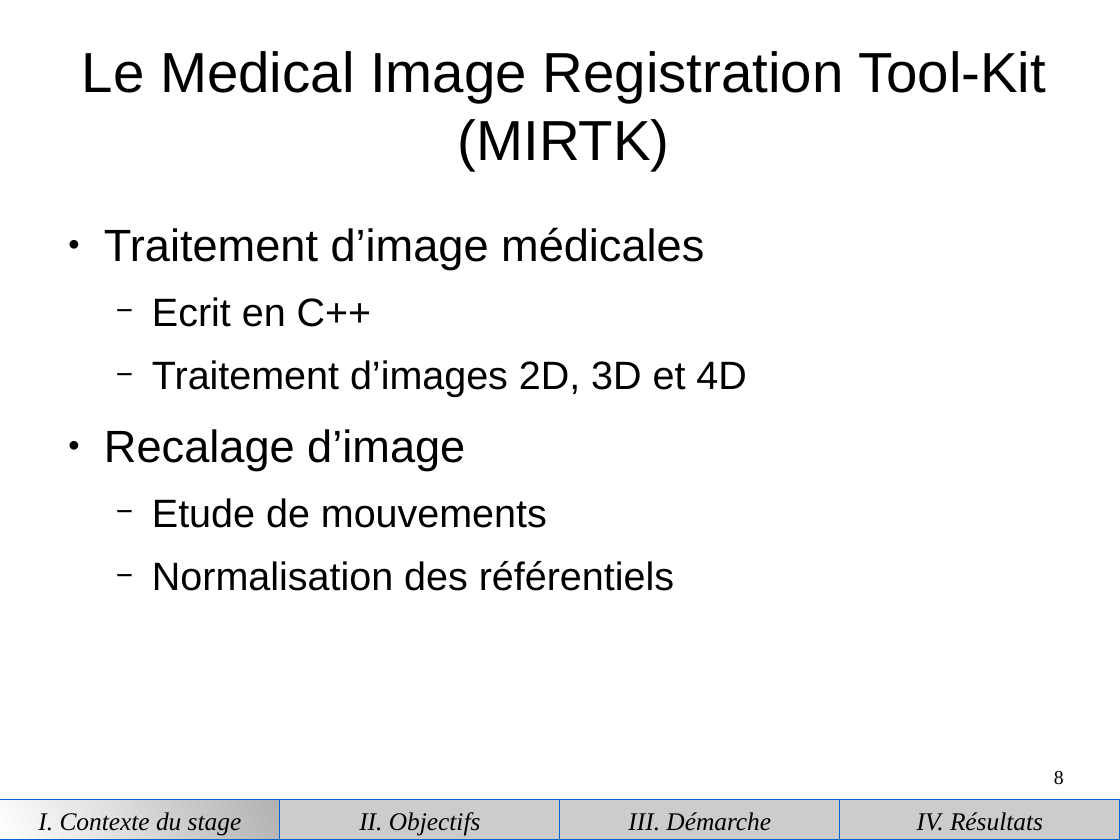
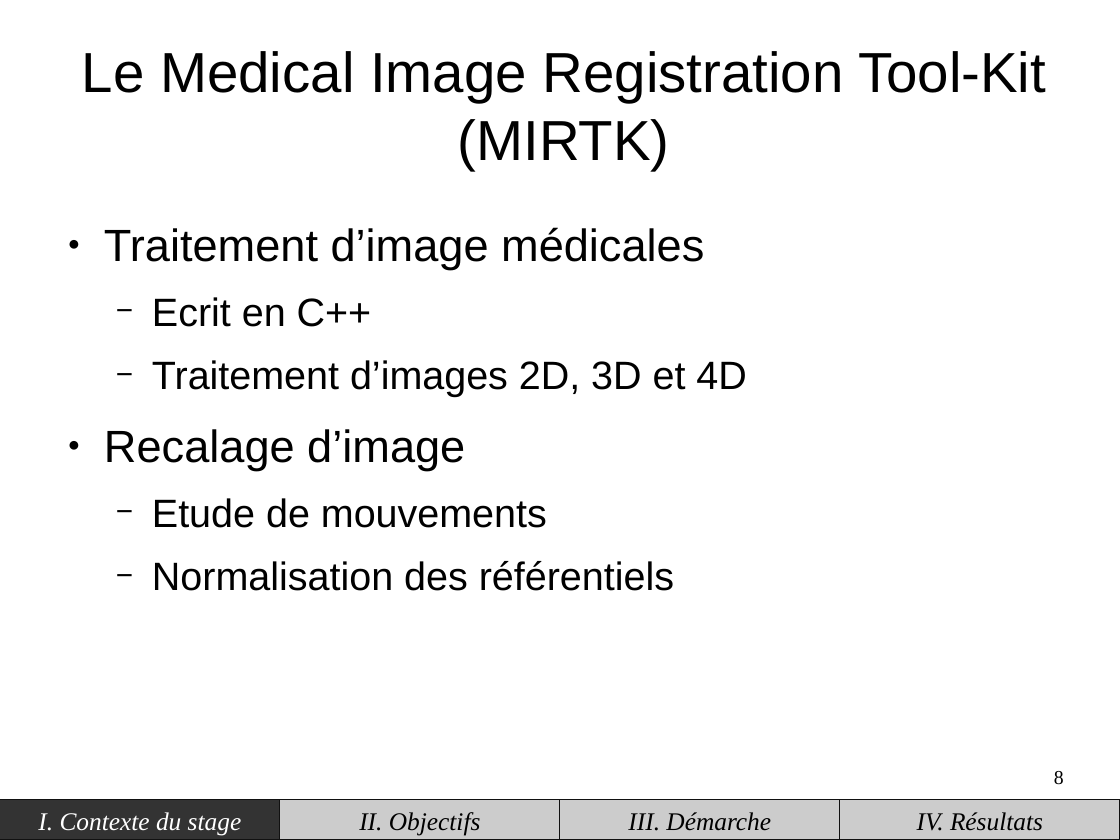
Before and after one commit to piatf/Report-2016-interniship-BioMedIA, a slide deck: slide 8 of presentation.odp. Drawn at 1120x840 pixels with LibreOffice and Linux fonts; fonts in the diff are those of the drawing. Boxes give left, top, right and bottom in pixels: in the first picture for what was removed or moved away, otherwise in the second. Text is boxed around its words. In the diff, an @@ line names an element or a change of style, - is before the commit and + after.

Commit message:
Changes colors for the bottom labels

```diff
--- a/presentation.odp
+++ b/presentation.odp
@@ rectangle "I. Contexte du stage" at box(0, 800, 281, 839): text colour #000000 to #FFFFFF; fill gradient #B2B2B2 to #FFFFFF to #333333; outline #0066CC 0 pt to #111111 0 pt @@
@@ outline #0066CC 0 pt to #111111 0 pt in 3 elements at box(281, 800, 561, 839), box(560, 800, 841, 839), box(841, 800, 1120, 839) @@
```
Also in this commit, not shown: 22 other slides changed.
